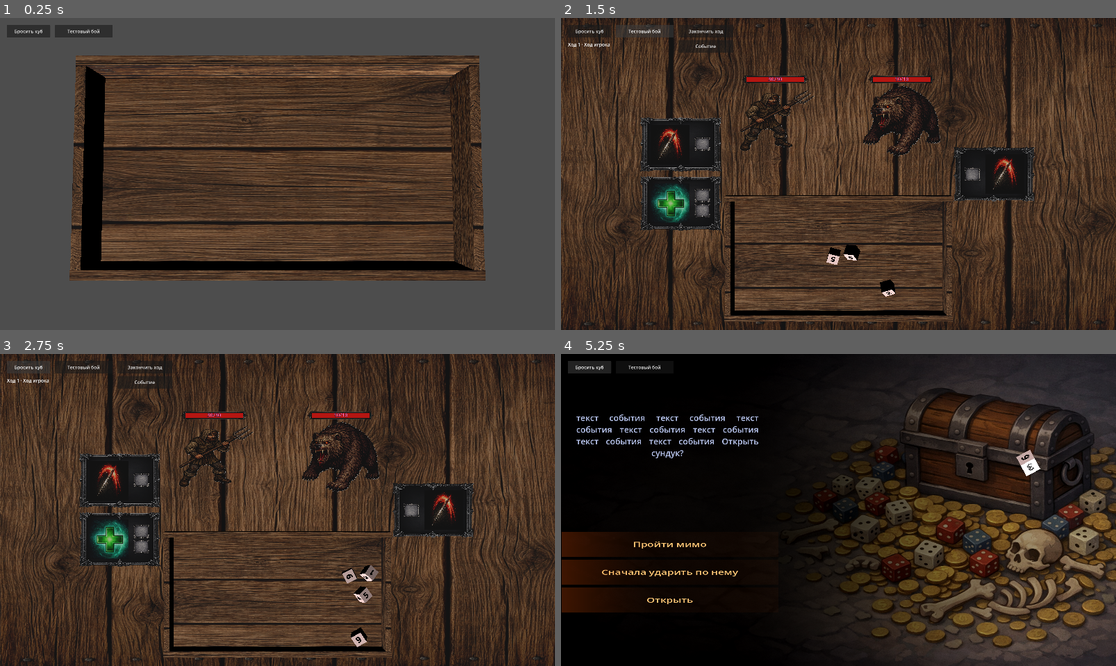
Above: before the commit, frames 1-4 (two rows, left to right).
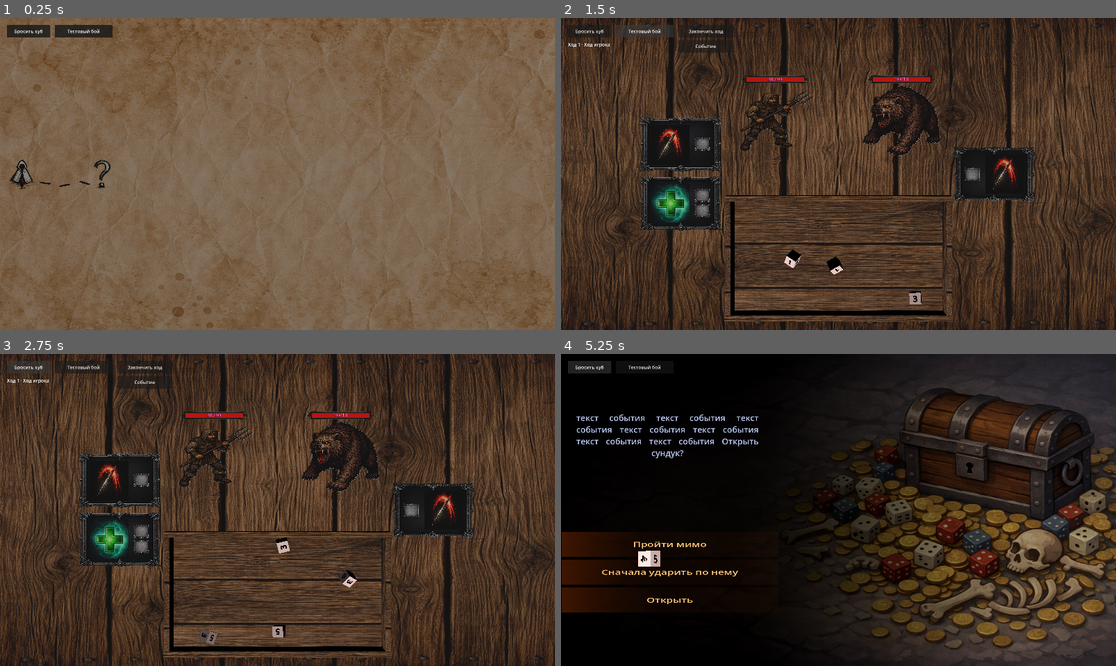
Above: after the commit, the same moments.

Repository: olegbogai-web/dicegame
Game: Godot game, scene res://scenes/global_map_start.tscn
Same seed, same stepped clock (60 frames per second), same inputs: the game is played once before the commit and once after it. Before the commit the project starts from res://scenes/board.tscn.
Inputs:
- Up to frame 1 (0.25 s): no input
- Up to frame 2 (1.5 s): click "Бросить куб" at 0.5 s; click "Тестовый бой" at 1.25 s
- Up to frame 3 (2.75 s): click "Бросить куб" at 2 s
- Up to frame 4 (5.25 s): click "Тестовый бой" at 2.75 s; click "Закончить ход" at 3.5 s; click "Событие" at 4.25 s; click "Бросить куб" at 5 s

The runs differ from the first frame. In frame 1, 94% of the frame differs, in the area x 0-100%, y 0-100%; in frame 2, 0.6%; in frame 3, 0.7%; in frame 4, 0.4%.

Commit message:
Add global map flow with hero movement and room transition

Diff:
--- /dev/null
+++ b/content/global_map/global_map_room.gd
@@ -0,0 +1,75 @@
+extends Node3D
+class_name GlobalMapRoom
+
+const GlobalMapFlowOrchestratorScript = preload("res://content/global_map/runtime/global_map_flow_orchestrator.gd")
+const GlobalMapClickResolverScript = preload("res://content/global_map/presentation/global_map_click_resolver.gd")
+const GlobalMapFadeTransitionPresenterScript = preload("res://content/global_map/presentation/global_map_fade_transition_presenter.gd")
+const HeroIconMovementControllerScript = preload("res://content/global_map/presentation/hero_icon_movement_controller.gd")
+
+const ROOM_ENTER_DELAY := 0.15
+const FADE_DURATION := 0.45
+
+@onready var _map_root: Node3D = $global_map
+@onready var _map_camera: Camera3D = $global_map/camera_map
+@onready var _hero_icon: MeshInstance3D = $global_map/hero_icon
+@onready var _event_icon: MeshInstance3D = $global_map/event_icon
+@onready var _event_room_root: Node3D = $event_room
+@onready var _event_room_camera: Camera3D = $event_room/camera_event
+@onready var _fade_rect: ColorRect = $ui_transition/fade_rect
+
+var _flow_orchestrator := GlobalMapFlowOrchestratorScript.new()
+var _click_resolver := GlobalMapClickResolverScript.new()
+var _fade_transition := GlobalMapFadeTransitionPresenterScript.new()
+var _hero_movement_controller := HeroIconMovementControllerScript.new()
+
+var _is_transition_started := false
+
+
+func _ready() -> void:
+	_setup_initial_visibility()
+	_flow_orchestrator.setup(_hero_icon, _event_icon, _hero_movement_controller)
+	_click_resolver.setup(_map_camera, _event_icon)
+
+
+func _unhandled_input(event: InputEvent) -> void:
+	if _is_transition_started:
+		return
+	if _flow_orchestrator.is_busy():
+		return
+	if event is InputEventMouseButton:
+		var mouse_button := event as InputEventMouseButton
+		if not mouse_button.pressed or mouse_button.button_index != MOUSE_BUTTON_LEFT:
+			return
+		if _click_resolver.is_event_icon_clicked(mouse_button.position):
+			_flow_orchestrator.begin_move_to_event()
+
+
+func _process(delta: float) -> void:
+	if _is_transition_started:
+		return
+	if _flow_orchestrator.process_move(delta):
+		_start_enter_room_animation()
+
+
+func _setup_initial_visibility() -> void:
+	if _event_room_root != null:
+		_event_room_root.visible = false
+	if _fade_rect != null:
+		_fade_rect.visible = false
+		_fade_rect.color = Color(0.0, 0.0, 0.0, 0.0)
+	if _map_camera != null:
+		_map_camera.current = true
+
+
+func _start_enter_room_animation() -> void:
+	_is_transition_started = true
+	await get_tree().create_timer(ROOM_ENTER_DELAY).timeout
+	if _event_icon != null:
+		_event_icon.visible = false
+	await _fade_transition.fade_in(_fade_rect, FADE_DURATION)
+	if _map_root != null:
+		_map_root.visible = false
+	if _event_room_root != null:
+		_event_room_root.visible = true
+	if _event_room_camera != null:
+		_event_room_camera.current = true
--- /dev/null
+++ b/content/global_map/presentation/global_map_click_resolver.gd
@@ -0,0 +1,21 @@
+extends RefCounted
+class_name GlobalMapClickResolver
+
+@export var click_pick_radius: float = 120.0
+
+var _camera: Camera3D
+var _event_icon: Node3D
+
+
+func setup(camera: Camera3D, event_icon: Node3D) -> void:
+	_camera = camera
+	_event_icon = event_icon
+
+
+func is_event_icon_clicked(screen_position: Vector2) -> bool:
+	if _camera == null or _event_icon == null or not _event_icon.visible:
+		return false
+	var projected_position := _camera.unproject_position(_event_icon.global_position)
+	if projected_position == Vector2.INF:
+		return false
+	return projected_position.distance_to(screen_position) <= click_pick_radius
--- /dev/null
+++ b/content/global_map/presentation/global_map_fade_transition_presenter.gd
@@ -0,0 +1,11 @@
+extends RefCounted
+class_name GlobalMapFadeTransitionPresenter
+
+
+func fade_in(color_rect: ColorRect, duration: float) -> void:
+	if color_rect == null:
+		return
+	color_rect.visible = true
+	var tween := color_rect.create_tween()
+	tween.tween_property(color_rect, "color:a", 1.0, duration)
+	await tween.finished
--- /dev/null
+++ b/content/global_map/presentation/hero_icon_movement_controller.gd
@@ -0,0 +1,47 @@
+extends RefCounted
+class_name HeroIconMovementController
+
+const HERO_STRAIGHT := preload("res://assets/global_map/hero_straight.png")
+const HERO_RIGHT := preload("res://assets/global_map/hero_right.png")
+const HERO_BACK := preload("res://assets/global_map/hero_back.png")
+
+const MIN_AXIS_EPSILON := 0.03
+
+var _hero_icon: MeshInstance3D
+var _hero_material: StandardMaterial3D
+
+
+func setup(hero_icon: MeshInstance3D) -> void:
+	_hero_icon = hero_icon
+	if _hero_icon == null:
+		return
+	_hero_material = _hero_icon.material_override as StandardMaterial3D
+
+
+func apply_idle_sprite() -> void:
+	_apply_sprite(HERO_STRAIGHT, false)
+
+
+func update_sprite_for_motion(from_position: Vector3, to_position: Vector3) -> void:
+	var delta := to_position - from_position
+	if absf(delta.z) >= absf(delta.x) and absf(delta.z) > MIN_AXIS_EPSILON:
+		if delta.z > 0.0:
+			_apply_sprite(HERO_STRAIGHT, false)
+		else:
+			_apply_sprite(HERO_BACK, false)
+		return
+	if absf(delta.x) > MIN_AXIS_EPSILON:
+		_apply_sprite(HERO_RIGHT, delta.x < 0.0)
+		return
+	apply_idle_sprite()
+
+
+func _apply_sprite(texture: Texture2D, mirror_x: bool) -> void:
+	if _hero_material == null:
+		return
+	_hero_material.albedo_texture = texture
+	if _hero_icon == null:
+		return
+	var icon_scale := _hero_icon.scale
+	icon_scale.x = absf(icon_scale.x) * (-1.0 if mirror_x else 1.0)
+	_hero_icon.scale = icon_scale
--- /dev/null
+++ b/content/global_map/runtime/global_map_flow_orchestrator.gd
@@ -0,0 +1,53 @@
+extends RefCounted
+class_name GlobalMapFlowOrchestrator
+
+const MOVE_SPEED := 7.5
+const EVENT_REACH_DISTANCE := 0.05
+
+var _hero_icon: MeshInstance3D
+var _event_icon: MeshInstance3D
+var _hero_movement_controller: HeroIconMovementController
+
+var _is_moving_to_event := false
+
+
+func setup(hero_icon: MeshInstance3D, event_icon: MeshInstance3D, hero_movement_controller: HeroIconMovementController) -> void:
+	_hero_icon = hero_icon
+	_event_icon = event_icon
+	_hero_movement_controller = hero_movement_controller
+	if _hero_movement_controller != null:
+		_hero_movement_controller.setup(_hero_icon)
+		_hero_movement_controller.apply_idle_sprite()
+
+
+func begin_move_to_event() -> void:
+	if _hero_icon == null or _event_icon == null:
+		return
+	_is_moving_to_event = true
+
+
+func process_move(delta: float) -> bool:
+	if not _is_moving_to_event:
+		return false
+	if _hero_icon == null or _event_icon == null:
+		_is_moving_to_event = false
+		return false
+
+	var from_position := _hero_icon.global_position
+	var target_position := _event_icon.global_position
+	var next_position := from_position.move_toward(target_position, MOVE_SPEED * delta)
+	if _hero_movement_controller != null:
+		_hero_movement_controller.update_sprite_for_motion(from_position, next_position)
+	_hero_icon.global_position = next_position
+
+	if next_position.distance_to(target_position) <= EVENT_REACH_DISTANCE:
+		_hero_icon.global_position = target_position
+		_is_moving_to_event = false
+		if _hero_movement_controller != null:
+			_hero_movement_controller.apply_idle_sprite()
+		return true
+	return false
+
+
+func is_busy() -> bool:
+	return _is_moving_to_event
--- a/project.godot
+++ b/project.godot
@@ -11,7 +11,7 @@
 [application]
 
 config/name="dicegame"
-run/main_scene="res://scenes/board.tscn"
+run/main_scene="res://scenes/global_map_start.tscn"
 config/features=PackedStringArray("4.6", "Forward Plus")
 config/icon="res://icon.svg"
 
--- /dev/null
+++ b/scenes/global_map_start.tscn
@@ -0,0 +1,20 @@
+[gd_scene format=3]
+
+[ext_resource type="PackedScene" path="res://scenes/global_map_room.tscn" id="1_global_map"]
+[ext_resource type="PackedScene" path="res://scenes/event_room.tscn" id="2_event_room"]
+[ext_resource type="Script" path="res://content/global_map/global_map_room.gd" id="3_controller"]
+
+[node name="GlobalMapRoot" type="Node3D"]
+script = ExtResource("3_controller")
+
+[node name="global_map" parent="." instance=ExtResource("1_global_map")]
+
+[node name="event_room" parent="." instance=ExtResource("2_event_room")]
+
+[node name="ui_transition" type="CanvasLayer" parent="."]
+
+[node name="fade_rect" type="ColorRect" parent="ui_transition"]
+offset_right = 1920.0
+offset_bottom = 1080.0
+mouse_filter = 2
+color = Color(0, 0, 0, 0)
